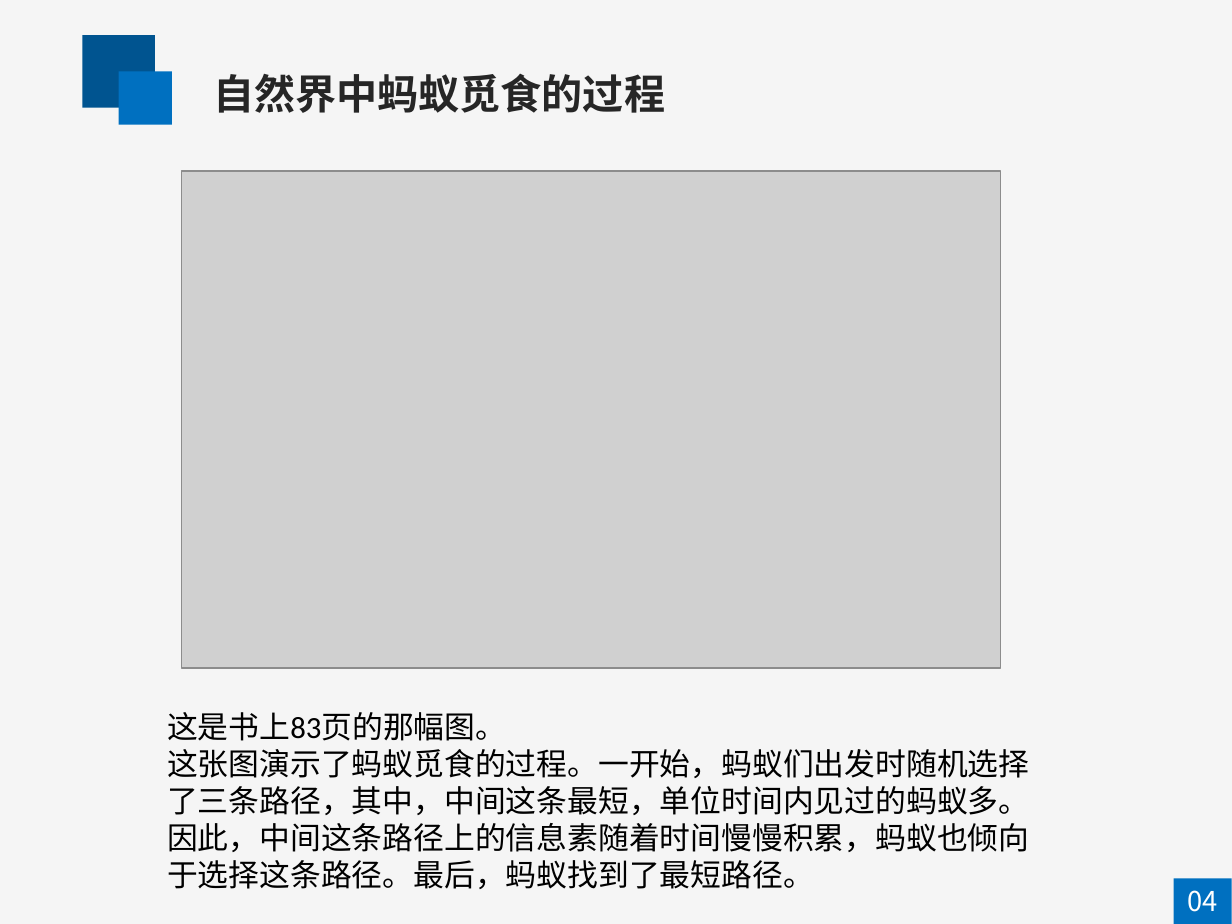
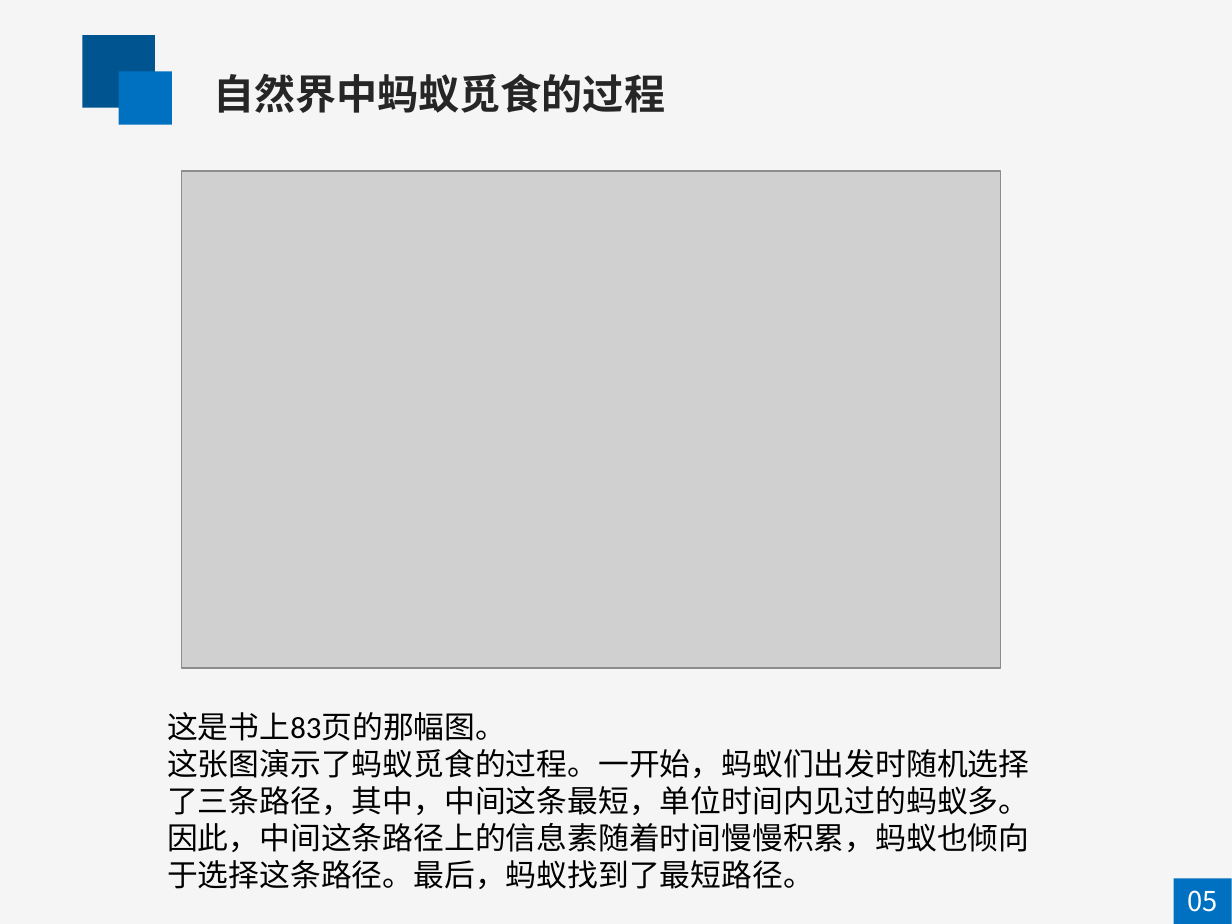
Before and after one commit to mapengfei-nwpu/ant, a slide deck: slide 5 of 蚁群优化算法.pptx. Drawn at 1232x924 pixels with LibreOffice and Linux fonts; fonts in the diff are those of the drawing; grey boxes stand for pictures. Boxes give left, top, right and bottom in pixels: in the first picture for what was removed or moved away, otherwise in the second. Text is boxed around its words. In the diff, an @@ line names an element or a change of style, - is before the commit and + after.

```diff
--- a/蚁群优化算法.pptx
+++ b/蚁群优化算法.pptx
@@ text at (1187,890,1217,912): text changed @@
-04
+05
```
Also in this commit, not shown: 16 other slides changed, 11 slides added, 2 slides removed, 1 other file.
